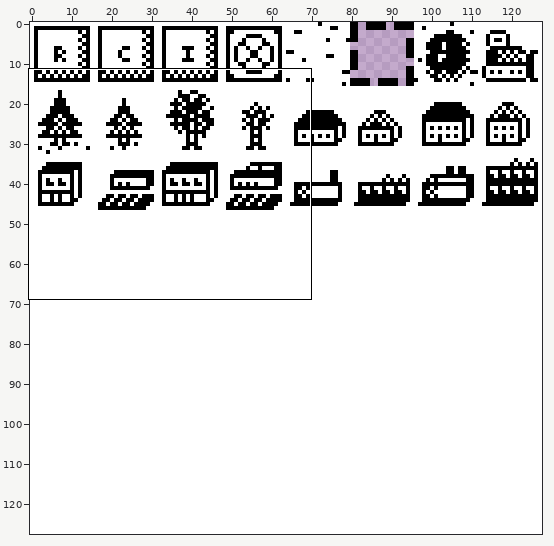
Two versions of one sprite sheet, assets/spritesheet.png. The picture above shows the old version from afar; the outline marks the close-up.
Close-up. Before the commit:
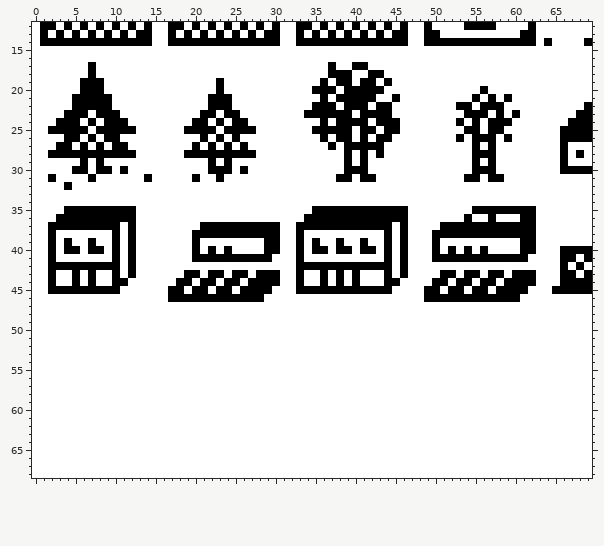
The file is 128x128 pixels. Shown: x 0..69, y 12..68.
The same view after the edit:
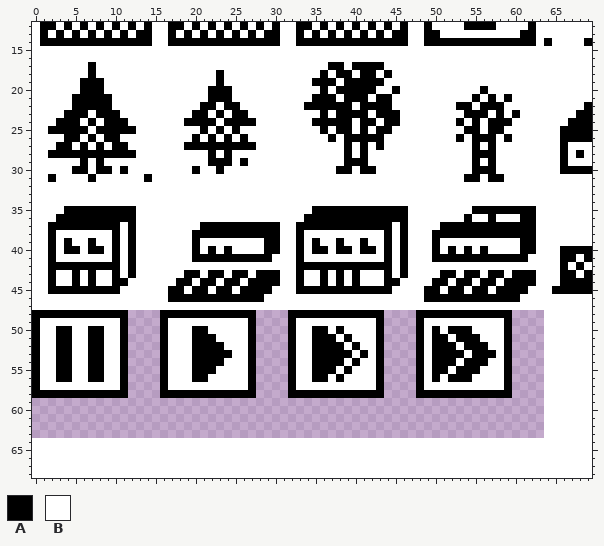
Palette (. is transparent): A #000000  B #ffffff
The exact change:
Changed rows in their new state; - is an unchanged pixel.
first column x 4:
17 ----------------------------------A---AA--
18 -------------------A------------AB---A-BA-
19 -------------------------------A-AB-A--AB-
20 ------------------A-A----------B-BA----B-A
21 -------------------------------A-AB---BAAB
22 -----------------A-B-A--------A---A-B-A---
23 ----------------A-BAB-A-------BB-B--A-B--A
24 ---------------A--ABA--A-------A-A--B-AB--
25 ---------------BB-BAB-BB-------B-B----BA-B
26 ----------------ABABABA---------BAB-A-A-B-
27 ---------------A-A-A-A-A---------B--B-B---
28 ---------------BBB-B-BBB---------------B--
29 -------------------A--A-------------A-----
30 ----------------A-B-B-B-----------A-B-A---
31 ----------------B--B--------------BB-BB---
32 B-----------------------------------------
first column x 0:
48 AAAAAAAAAAAA....AAAAAAAAAAAA....AAAAAAAAAAAA....AAAAAAAAAAAA....
49 A----------A....A----------A....A----------A....A----------A....
50 A--AA--AA--A....A---AA-----A....A--AA-A----A....A-A-AAA----A....
51 A--AA--AA--A....A---AAA----A....A--AAA-A---A....A-AA-AAA---A....
52 A--AA--AA--A....A---AAAA---A....A--AAAA-A--A....A-AAA-AAA--A....
53 A--AA--AA--A....A---AAAAA--A....A--AAAAA-A-A....A-AAAA-AAA-A....
54 A--AA--AA--A....A---AAAA---A....A--AAAA-A--A....A-AAA-AAA--A....
55 A--AA--AA--A....A---AAA----A....A--AAA-A---A....A-AA-AAA---A....
56 A--AA--AA--A....A---AA-----A....A--AA-A----A....A-A-AAA----A....
57 A----------A....A----------A....A----------A....A----------A....
58 AAAAAAAAAAAA....AAAAAAAAAAAA....AAAAAAAAAAAA....AAAAAAAAAAAA....
59 ................................................................
60 ................................................................
61 ................................................................
62 ................................................................
63 ................................................................
Changed places in both close-ups, as pixel boxes (x1, y1, x2, y2):
changed: (304, 62, 400, 182)
changed: (184, 70, 256, 182)
changed: (64, 182, 72, 190)
changed: (32, 310, 544, 438)
